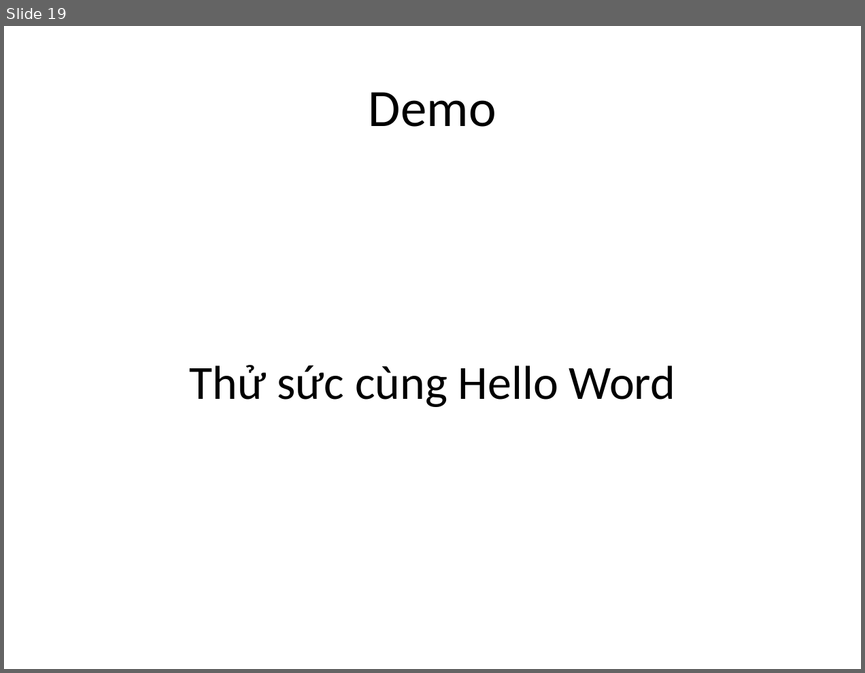
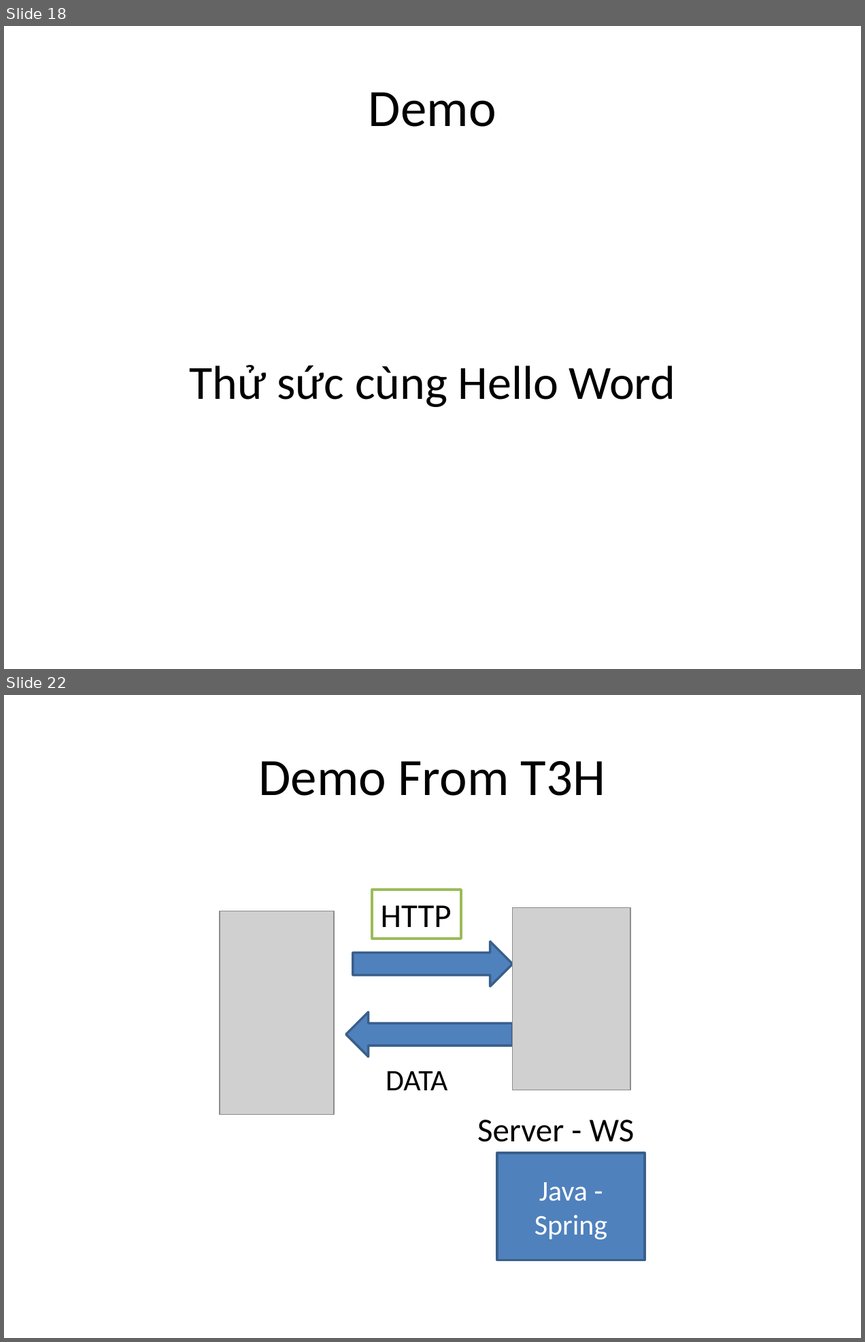
Before and after one commit to phithanh97cs/T3H, a slide deck: Other/Free/Làm web thật đơn giản với Web Service và Spring.pptx. Shown one above the other, each under a label of ours: slide 19 before the commit, slides 18 and 22 after it; the slides between them are not shown. The pictures are 865x673 and 865x1342 pixels, drawn with LibreOffice and Linux fonts; fonts in the diff are those of the drawing; grey boxes stand for pictures. Boxes give left, top, right and bottom in pixels: in the first picture for what was removed or moved away, otherwise in the second. Text is boxed around its words. In the diff, an @@ line names an element or a change of style, - is before the commit and + after.

```diff
--- a/Other/Free/Làm web thật đơn giản với Web Service và Spring.pptx
+++ b/Other/Free/Làm web thật đơn giản với Web Service và Spring.pptx
@@ slide 22 added at (4,695,861,1338), background #FFFFFF @@
@@ title added at (259,761,605,796), 44 pt, text #000000 @@
+Demo From T3H
@@ rectangle added at (373,889,462,938), fill #FFFFFF, outline #9BBB59 2 pt, 28 pt, text #000000 @@
+HTTP
@@ picture added at (220,911,334,1114) @@
@@ picture added at (512,907,630,1090) @@
@@ right arrow added at (353,942,512,986), fill #4F81BD, outline #3A5F8C 2 pt @@
@@ right arrow added at (346,1012,512,1057), fill #4F81BD, outline #3A5F8C 2 pt @@
@@ text added at (385,1071,447,1090), 25 pt, text #000000 @@
+DATA
@@ text added at (477,1119,634,1142), 28 pt, text #000000 @@
+Server - WS
@@ rectangle added at (498,1153,645,1259), fill #4F81BD, outline #3A5F8C 2 pt, 24 pt, text #FFFFFF @@
+Java - Spring
@@ what was slide 19 is now slide 18 @@
```
Also in this commit, not shown: 3 slides changed, 5 other slides added, 1 slide removed, 1 other file.
